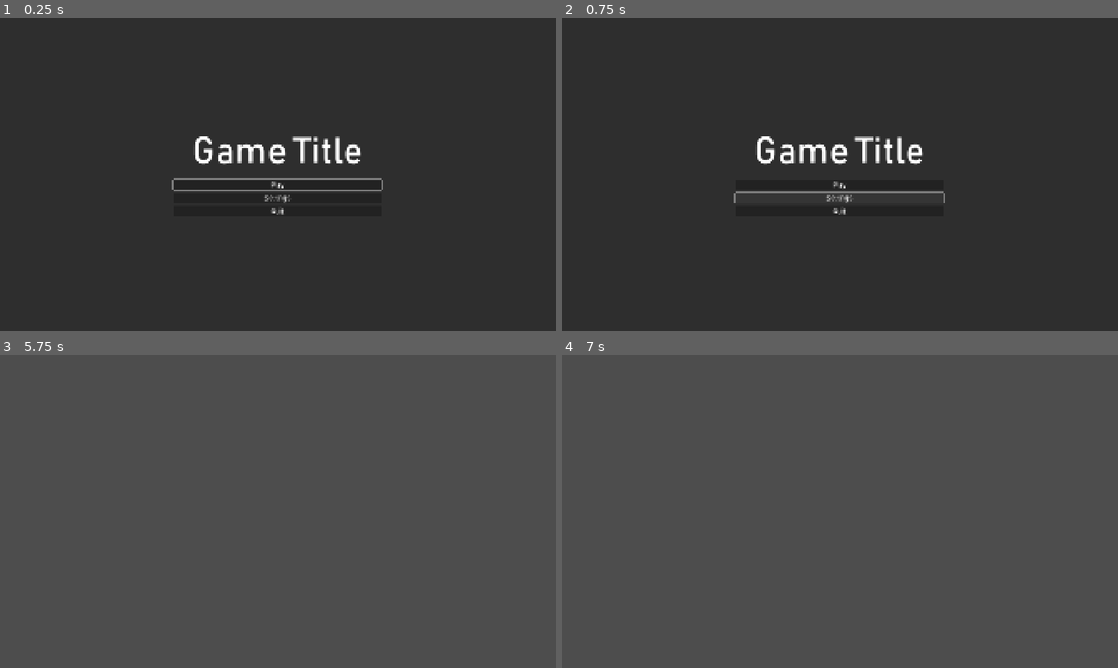
Above: before the commit, frames 1-4 (two rows, left to right).
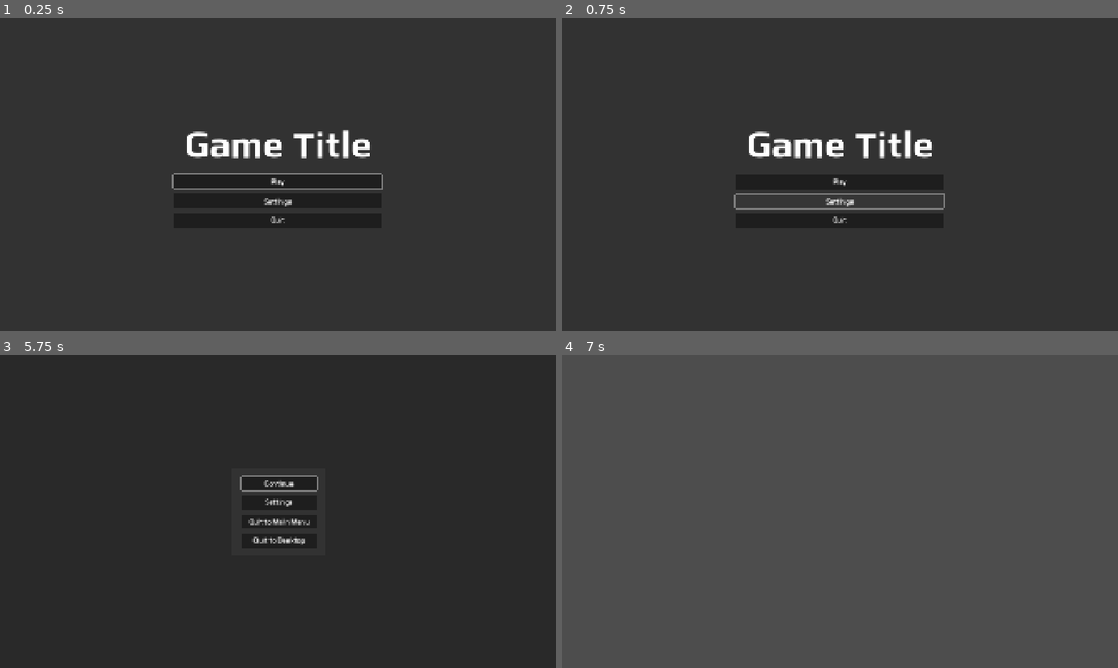
Above: after the commit, the same moments.

Repository: KevinGeertjens/Lux
Game: Godot game, scene res://scenes/menus/main_menu/main_menu.tscn
The game is run twice, just before and just after one commit, with the same random seed, the same clock (stepped at 60 frames per second) and the same inputs.
Inputs (mouse positions are in pixels of both pictures, inside the frame that each line leads up to):
- Up to frame 1 (0.25 s): no input
- Up to frame 2 (0.75 s): click "Settings" at 0.5 s
- Up to frame 3 (5.75 s): click "Play" at 1.25 s; tap Enter at 2, 3.5, 5 s; tap Space at 2.75, 4.25 s; tap Escape (ui_game_menu, bound only after the commit) at 5.65 s
- Up to frame 4 (7 s): click (840, 502) at 5.75 s, where only the run after the commit has a clickable "Settings"; click (840, 483) at 6.5 s, where only the run after the commit has a clickable "Continue"

The runs differ from the first frame. In frame 1, 2.9% of the frame differs, in the area x 30-69%, y 35-66%; in frame 2, 2.8%; in frame 3, 100%, in the area x 0-100%, y 0-100%; in frame 4, nothing differs.

Commit message:
Create pause menu

Diff:
--- a/project.godot
+++ b/project.godot
@@ -23,6 +23,7 @@
 
 window/size/viewport_width=1920
 window/size/viewport_height=1080
+window/size/mode=3
 window/size/resizable=false
 window/stretch/mode="canvas_items"
 
@@ -41,6 +42,14 @@
 
 theme/default_font_generate_mipmaps=true
 
+[input]
+
+ui_game_menu={
+"deadzone": 0.2,
+"events": [Object(InputEventKey,"resource_local_to_scene":false,"resource_name":"","device":-1,"window_id":0,"alt_pressed":false,"shift_pressed":false,"ctrl_pressed":false,"meta_pressed":false,"pressed":false,"keycode":0,"physical_keycode":4194305,"key_label":0,"unicode":0,"location":0,"echo":false,"script":null)
+]
+}
+
 [rendering]
 
 2d/snap/snap_2d_transforms_to_pixel=true
--- a/resources/ui/themes/default.tres
+++ b/resources/ui/themes/default.tres
@@ -1,7 +1,20 @@
-[gd_resource type="Theme" load_steps=2 format=3 uid="uid://dqqhynmg03neg"]
+[gd_resource type="Theme" load_steps=4 format=3 uid="uid://dqqhynmg03neg"]
 
-[ext_resource type="FontFile" uid="uid://7a6ryudpy8iv" path="res://assets/fonts/bahnschrift.TTF" id="1_k2jd7"]
+[ext_resource type="FontFile" uid="uid://cxslm6uq2wpbg" path="res://assets/fonts/Play-Bold.ttf" id="1_k2jd7"]
+
+[sub_resource type="StyleBoxFlat" id="StyleBoxFlat_u73c6"]
+content_margin_left = 25.0
+content_margin_top = 10.0
+content_margin_right = 25.0
+content_margin_bottom = 10.0
+bg_color = Color(0.117647, 0.117647, 0.117647, 1)
+
+[sub_resource type="StyleBoxFlat" id="StyleBoxFlat_k2jd7"]
+bg_color = Color(0.196078, 0.196078, 0.196078, 1)
 
 [resource]
 default_font = ExtResource("1_k2jd7")
 default_font_size = 24
+Button/styles/normal = SubResource("StyleBoxFlat_u73c6")
+PanelContainer/styles/panel = SubResource("StyleBoxFlat_k2jd7")
+VBoxContainer/constants/separation = 16
--- a/scenes/gameplay/gameplay.tscn
+++ b/scenes/gameplay/gameplay.tscn
@@ -1,3 +1,7 @@
-[gd_scene format=3 uid="uid://cyjmrs780bexl"]
+[gd_scene load_steps=2 format=3 uid="uid://cyjmrs780bexl"]
+
+[ext_resource type="PackedScene" uid="uid://dkr1aw1imvmhw" path="res://scenes/gameplay/gui/gui.tscn" id="1_elxb5"]
 
 [node name="Gameplay" type="Node2D"]
+
+[node name="GUI" parent="." instance=ExtResource("1_elxb5")]
--- /dev/null
+++ b/scenes/gameplay/gui/gui.gd
@@ -0,0 +1,8 @@
+extends CanvasLayer
+
+@onready var pauseMenu: PanelContainer = $PauseMenu
+
+func _process(_delta: float) -> void:
+    if Input.is_action_just_pressed("ui_game_menu"):
+        get_tree().paused = true
+        pauseMenu.visible = true
--- /dev/null
+++ b/scenes/gameplay/gui/gui.tscn
@@ -0,0 +1,11 @@
+[gd_scene load_steps=3 format=3 uid="uid://dkr1aw1imvmhw"]
+
+[ext_resource type="Script" uid="uid://b4ypx2jofa4dt" path="res://scenes/gameplay/gui/gui.gd" id="1_cbvfr"]
+[ext_resource type="PackedScene" uid="uid://cpgbjdx6rpgu5" path="res://scenes/menus/pause_menu/pause_menu.tscn" id="2_xqfrg"]
+
+[node name="GUI" type="CanvasLayer"]
+script = ExtResource("1_cbvfr")
+
+[node name="PauseMenu" parent="." instance=ExtResource("2_xqfrg")]
+process_mode = 3
+visible = false
--- a/scenes/menus/main_menu/main_menu.gd
+++ b/scenes/menus/main_menu/main_menu.gd
@@ -1,14 +1,12 @@
 extends PanelContainer
 
 @onready var playButton = $Margin/VBox/Buttons/PlayButton
-
-const gameplayScene: PackedScene = preload("res://scenes/gameplay/gameplay.tscn")
 
 func _ready() -> void:
 	playButton.grab_focus()
 
 func _on_play_button_pressed() -> void:
-	SceneManager.change_scene(gameplayScene)
+	SceneManager.change_scene(load("res://scenes/gameplay/gameplay.tscn"))
 
 func _on_settings_button_pressed() -> void:
 	pass # Replace with function body.
--- a/scenes/menus/main_menu/main_menu.tscn
+++ b/scenes/menus/main_menu/main_menu.tscn
@@ -32,7 +32,6 @@
 
 [node name="Buttons" type="VBoxContainer" parent="Margin/VBox"]
 layout_mode = 2
-theme_override_constants/separation = 10
 
 [node name="PlayButton" type="Button" parent="Margin/VBox/Buttons"]
 layout_mode = 2
--- /dev/null
+++ b/scenes/menus/pause_menu/pause_menu.gd
@@ -0,0 +1,21 @@
+extends PanelContainer
+
+@onready var continueButton: Button = $Margin/Panel/Margin/Buttons/ContinueButton
+
+func _on_visibility_changed() -> void:
+	if visible && continueButton != null:
+		continueButton.grab_focus()
+
+func _on_continue_button_pressed() -> void:
+	get_tree().paused = false
+	visible = false
+
+func _on_settings_button_pressed() -> void:
+	pass # Replace with function body.
+
+func _on_quit_main_menu_button_pressed() -> void:
+	get_tree().paused = false
+	SceneManager.change_scene(load("res://scenes/menus/main_menu/main_menu.tscn"))
+
+func _on_quit_desktop_button_pressed() -> void:
+	get_tree().quit()
--- /dev/null
+++ b/scenes/menus/pause_menu/pause_menu.tscn
@@ -0,0 +1,58 @@
+[gd_scene load_steps=4 format=3 uid="uid://cpgbjdx6rpgu5"]
+
+[ext_resource type="Theme" uid="uid://dqqhynmg03neg" path="res://resources/ui/themes/default.tres" id="1_lde4l"]
+[ext_resource type="Script" uid="uid://dd6bl1sdun1n1" path="res://scenes/menus/pause_menu/pause_menu.gd" id="2_fgv3k"]
+
+[sub_resource type="StyleBoxFlat" id="StyleBoxFlat_lde4l"]
+bg_color = Color(0, 0, 0, 0.466667)
+
+[node name="PauseMenu" type="PanelContainer"]
+anchors_preset = 15
+anchor_right = 1.0
+anchor_bottom = 1.0
+grow_horizontal = 2
+grow_vertical = 2
+theme = ExtResource("1_lde4l")
+theme_override_styles/panel = SubResource("StyleBoxFlat_lde4l")
+script = ExtResource("2_fgv3k")
+
+[node name="Margin" type="MarginContainer" parent="."]
+layout_mode = 2
+theme_override_constants/margin_left = 800
+theme_override_constants/margin_top = 390
+theme_override_constants/margin_right = 800
+theme_override_constants/margin_bottom = 390
+
+[node name="Panel" type="PanelContainer" parent="Margin"]
+layout_mode = 2
+
+[node name="Margin" type="MarginContainer" parent="Margin/Panel"]
+layout_mode = 2
+theme_override_constants/margin_left = 32
+theme_override_constants/margin_right = 32
+
+[node name="Buttons" type="VBoxContainer" parent="Margin/Panel/Margin"]
+layout_mode = 2
+alignment = 1
+
+[node name="ContinueButton" type="Button" parent="Margin/Panel/Margin/Buttons"]
+layout_mode = 2
+text = "Continue"
+
+[node name="SettingsButton" type="Button" parent="Margin/Panel/Margin/Buttons"]
+layout_mode = 2
+text = "Settings"
+
+[node name="QuitMainMenuButton" type="Button" parent="Margin/Panel/Margin/Buttons"]
+layout_mode = 2
+text = "Quit to Main Menu"
+
+[node name="QuitDesktopButton" type="Button" parent="Margin/Panel/Margin/Buttons"]
+layout_mode = 2
+text = "Quit to Desktop"
+
+[connection signal="visibility_changed" from="." to="." method="_on_visibility_changed"]
+[connection signal="pressed" from="Margin/Panel/Margin/Buttons/ContinueButton" to="." method="_on_continue_button_pressed"]
+[connection signal="pressed" from="Margin/Panel/Margin/Buttons/SettingsButton" to="." method="_on_settings_button_pressed"]
+[connection signal="pressed" from="Margin/Panel/Margin/Buttons/QuitMainMenuButton" to="." method="_on_quit_main_menu_button_pressed"]
+[connection signal="pressed" from="Margin/Panel/Margin/Buttons/QuitDesktopButton" to="." method="_on_quit_desktop_button_pressed"]
Binary file added: assets/fonts/Play-Bold.ttf
Not shown, changed: assets/fonts/Play-Bold.ttf.import
Binary file added: assets/fonts/Play-Regular.ttf
Not shown, added: assets/fonts/Play-Regular.ttf.import
Binary file removed: assets/fonts/bahnschrift.TTF
Not shown, added: scenes/gameplay/gui/gui.gd.uid
Not shown, added: scenes/menus/pause_menu/pause_menu.gd.uid
